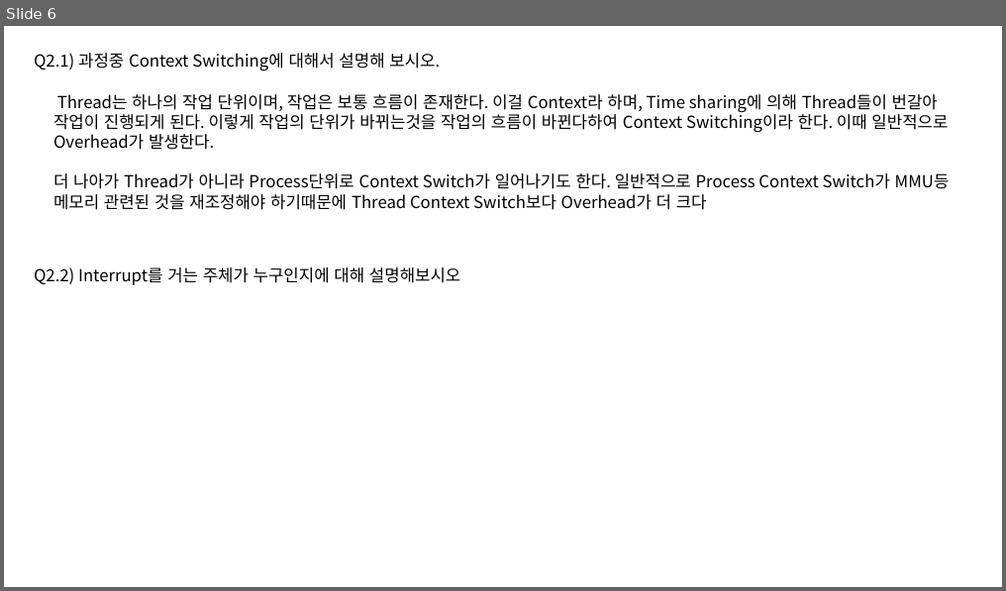
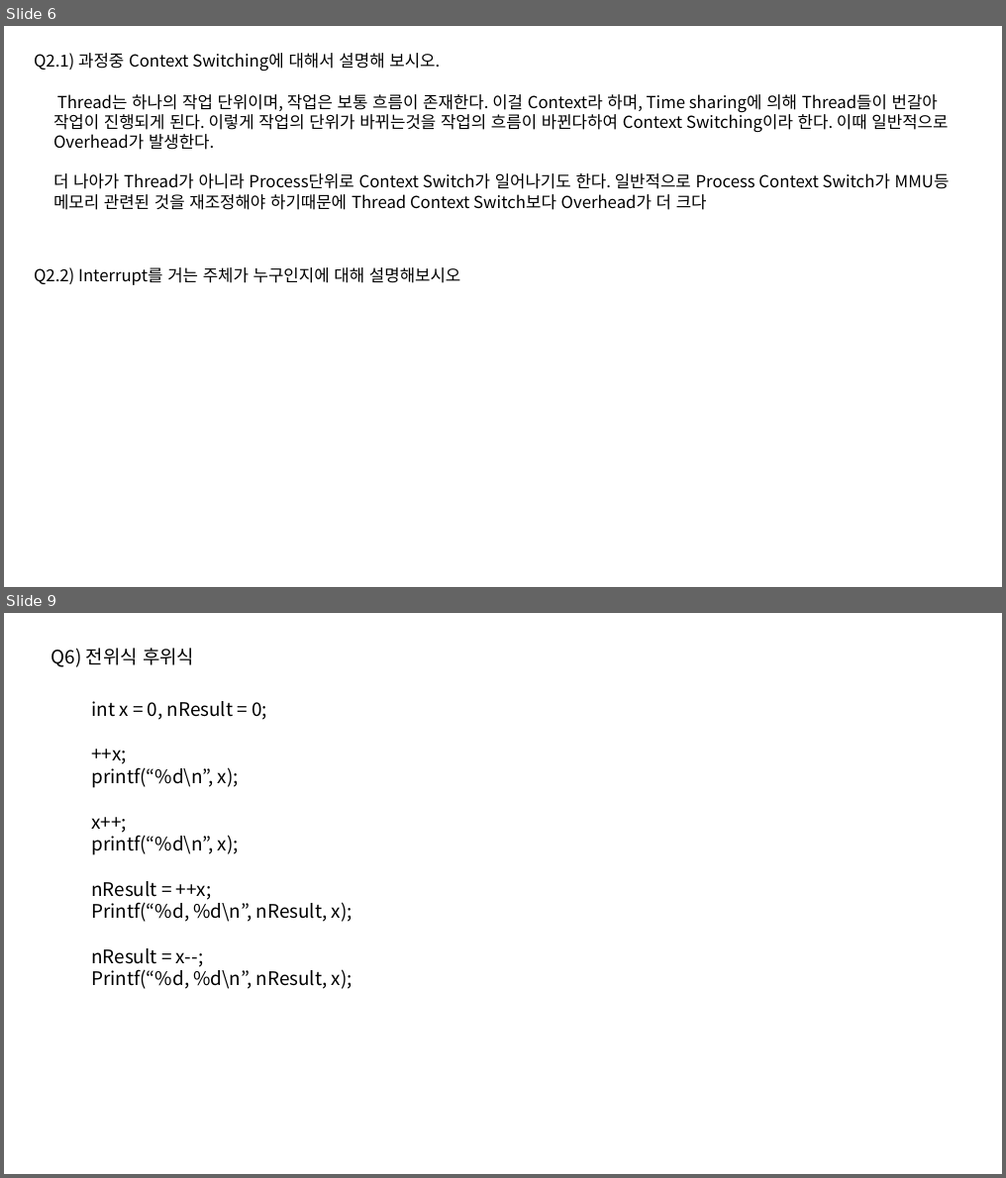
Before and after one commit to taehyuklee/C-CppStudy, a slide deck: CSwithC/CS-explanation.pptx. Shown one above the other, each under a label of ours: slide 6 before the commit, slides 6 and 9 after it; the slides between them are not shown. The pictures are 1006x591 and 1006x1178 pixels, drawn with LibreOffice and Linux fonts; fonts in the diff are those of the drawing. Boxes give left, top, right and bottom in pixels: in the first picture for what was removed or moved away, otherwise in the second. Text is boxed around its words. In the diff, an @@ line names an element or a change of style, - is before the commit and + after.

```diff
--- a/CSwithC/CS-explanation.pptx
+++ b/CSwithC/CS-explanation.pptx
@@ slide 9 added at bbox=[4, 613, 1002, 1174], background #FFFFFF @@
@@ text added at bbox=[52, 648, 194, 667], 18 pt, text #000000 @@
+Q6) 전위식 후위식
@@ text added at bbox=[91, 701, 352, 989], 18 pt, text #000000 @@
+int x = 0, nResult = 0;
+++x;
+printf(“%d\n”, x);
+x++;
+printf(“%d\n”, x);
+nResult = ++x;
+Printf(“%d, %d\n”, nResult, x);
+nResult = x--;
+Printf(“%d, %d\n”, nResult, x);
```
Also in this commit, not shown: 1 slide changed, 1 other slide added.
